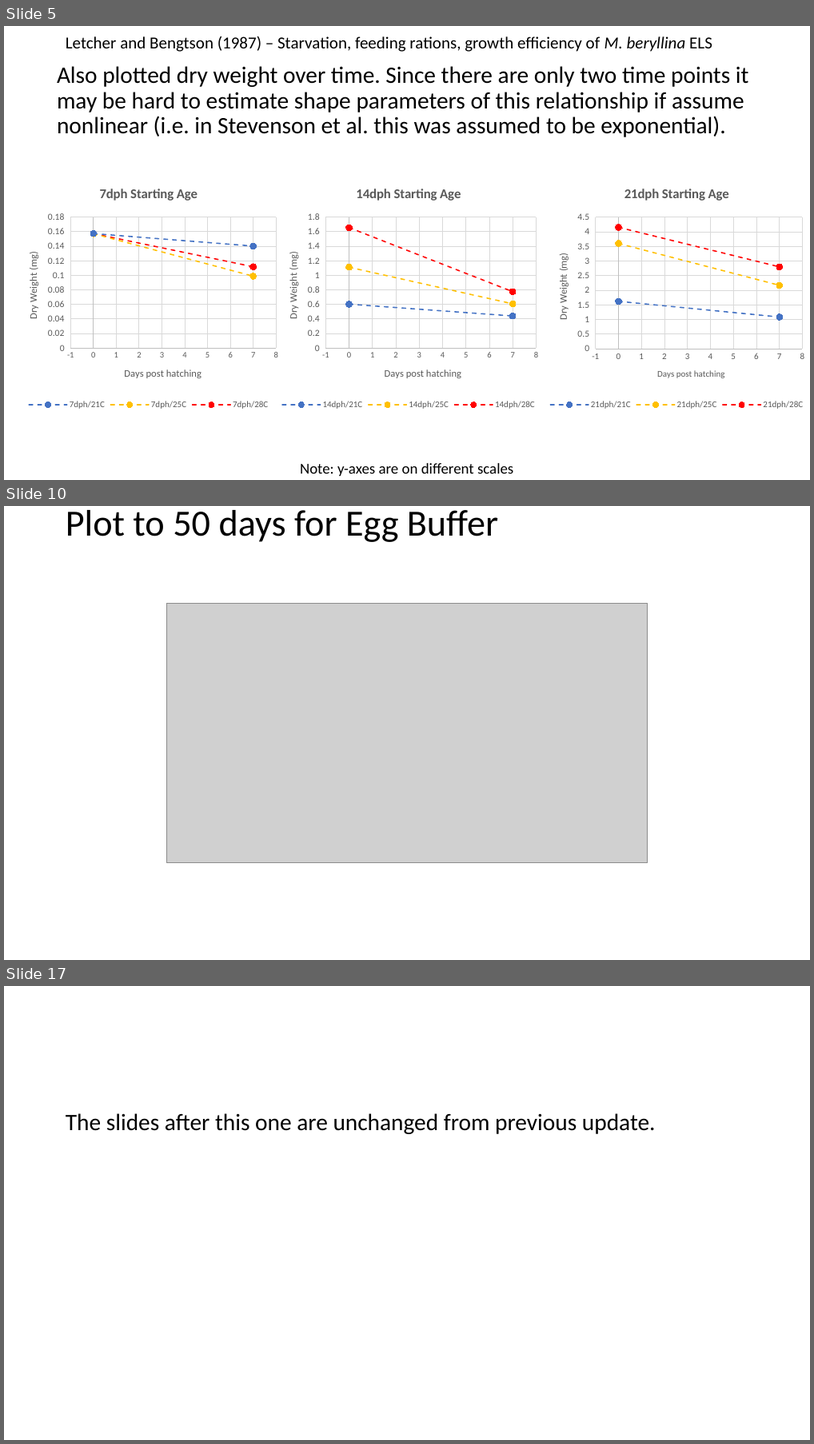
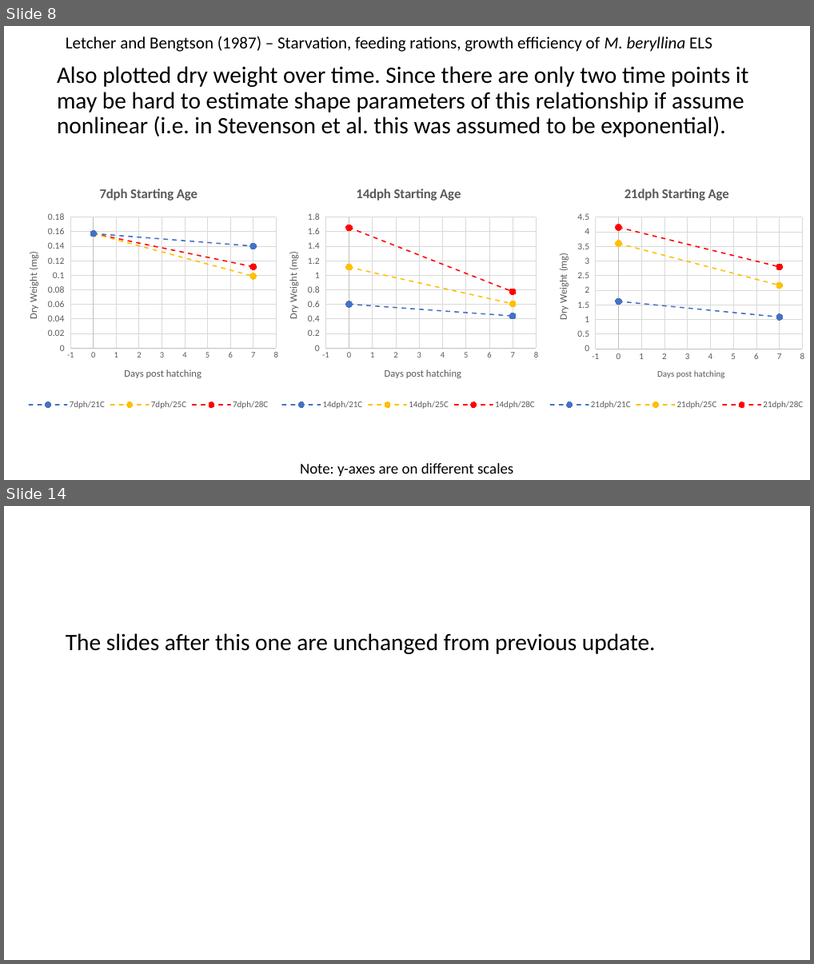
Before and after one commit to tschwemmer/MenidiaOA, a slide deck: DEBkiss results/Current version and updates.pptx. Shown one above the other, each under a label of ours: slides 5, 10 and 17 before the commit, slides 8 and 14 after it; the slides between them are not shown. The pictures are 814x1444 and 814x964 pixels, drawn with LibreOffice and Linux fonts; fonts in the diff are those of the drawing; grey boxes stand for pictures. Boxes give left, top, right and bottom in pixels: in the first picture for what was removed or moved away, otherwise in the second. Text is boxed around its words. In the diff, an @@ line names an element or a change of style, - is before the commit and + after.

```diff
--- a/DEBkiss results/Current version and updates.pptx
+++ b/DEBkiss results/Current version and updates.pptx
@@ slide 10 removed at box(4, 506, 810, 960), background #FFFFFF @@
@@ title removed at box(66, 510, 498, 542) @@
-Plot to 50 days for Egg Buffer
@@ picture removed at box(166, 603, 648, 862) @@
@@ what was slide 5 is now slide 8 @@
@@ what was slide 17 is now slide 14 @@
```
Also in this commit, not shown: 7 slides changed, 2 slides added, 5 other slides removed, 1 other file.
